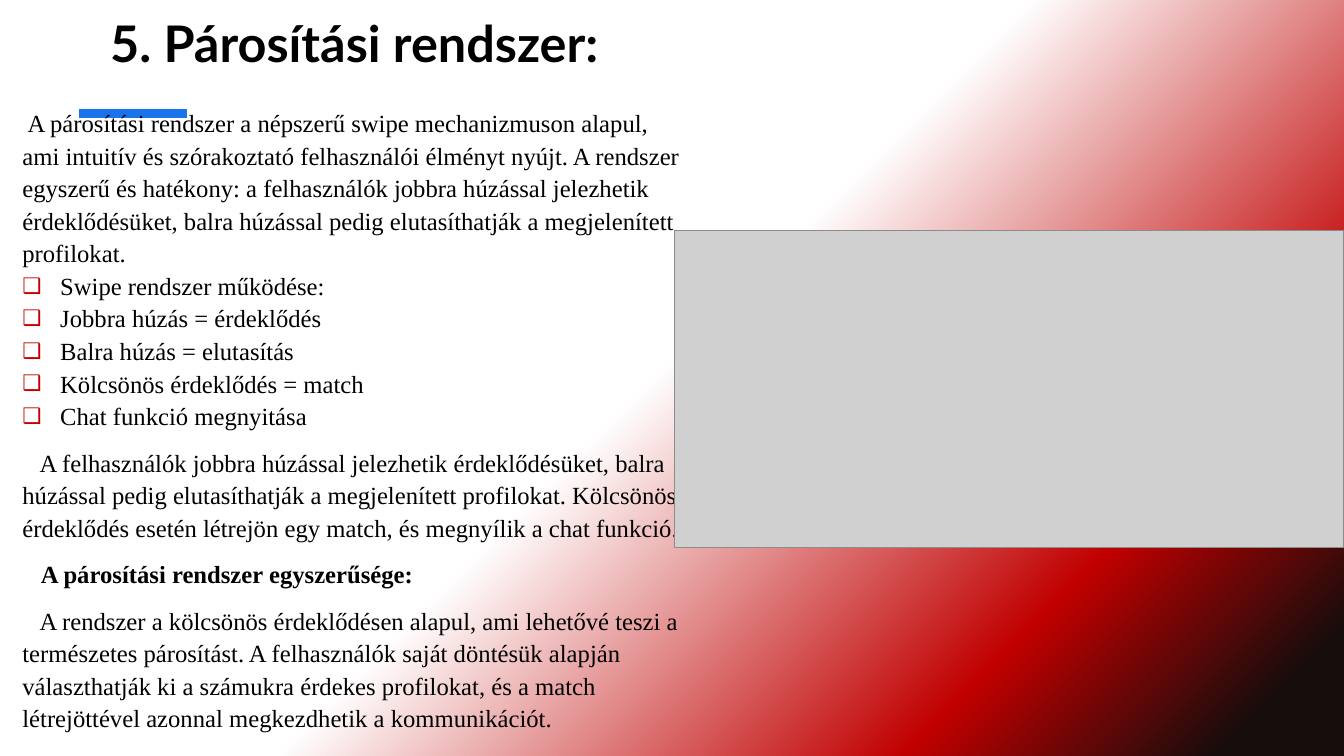
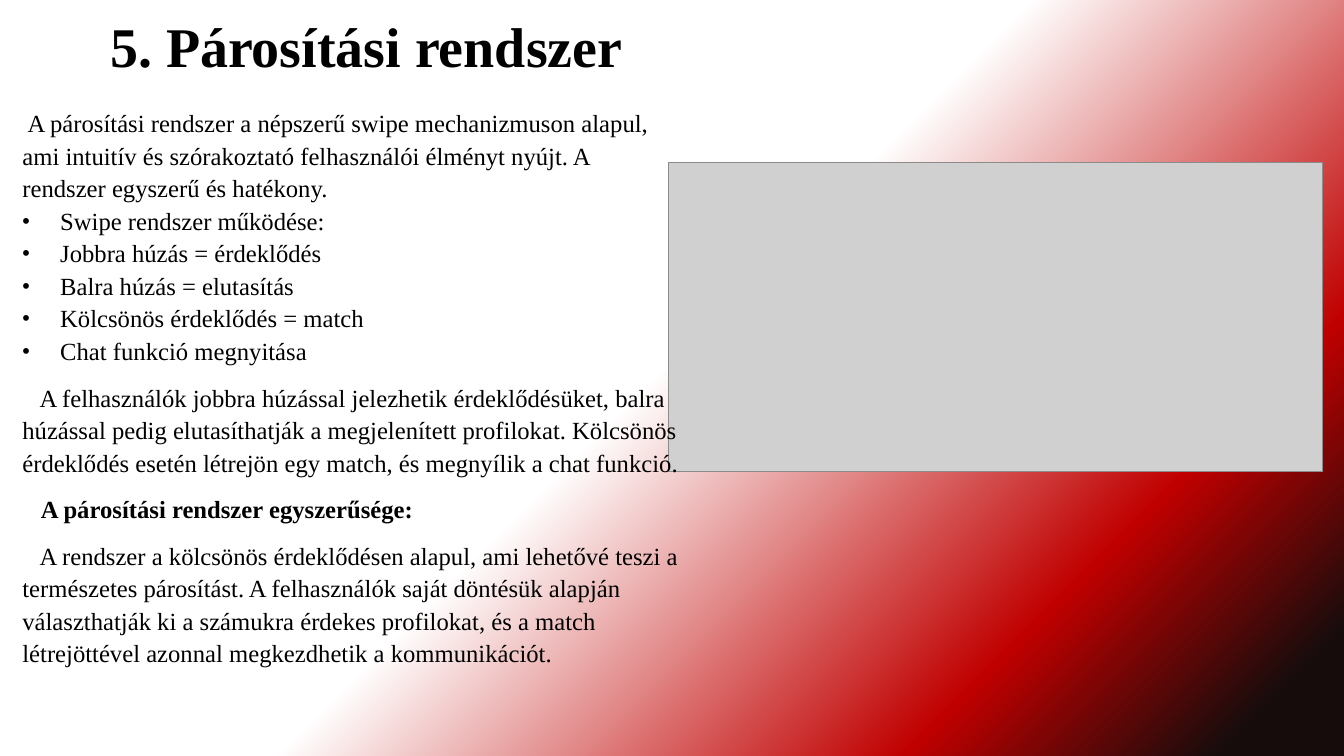
Before and after one commit to DerSandor/Tarskereso, a slide deck: slide 7 of FATAL LOVE.pptx. Drawn at 1344x756 pixels with LibreOffice and Linux fonts; fonts in the diff are those of the drawing; grey boxes stand for pictures. Boxes give left, top, right and bottom in pixels: in the first picture for what was removed or moved away, otherwise in the second. Text is boxed around its words. In the diff, an @@ line names an element or a change of style, - is before the commit and + after.

```diff
--- a/FATAL LOVE.pptx
+++ b/FATAL LOVE.pptx
@@ title at (x1=110, y1=28, x2=622, y2=68): text changed; size 36 to 40 pt; font Lato to Times New Roman @@
-5. Párosítási rendszer:
+5. Párosítási rendszer
@@ text at (x1=22, y1=115, x2=647, y2=203): text changed @@
-A párosítási rendszer a népszerű swipe mechanizmuson alapul, ami intuitív és szórakoztató felhasználói élményt nyújt. A rendszer egyszerű és hatékony: a felhasználók jobbra húzással jelezhetik érdeklődésüket, balra húzással pedig elutasíthatják a megjelenített profilokat.
+A párosítási rendszer a népszerű swipe mechanizmuson alapul, ami intuitív és szórakoztató felhasználói élményt nyújt. A rendszer egyszerű és hatékony.
@@ line removed from (79, 114) to (187, 114) @@
@@ picture resized from (x1=675, y1=231, x2=1344, y2=547) to (x1=668, y1=162, x2=1323, y2=472) @@
@@ text at (x1=60, y1=213, x2=363, y2=366): bullet ❑ to •; bullet colour #C00000 to #000000 @@
```
Also in this commit, not shown: 13 other slides changed.
